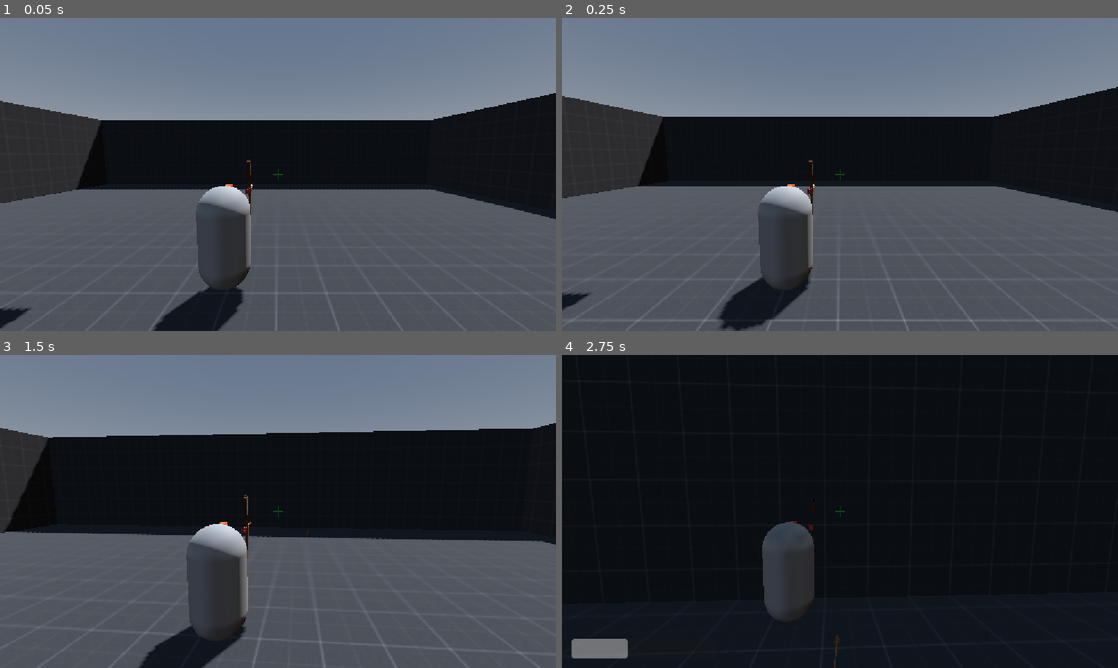
Above: before the commit, frames 1-4 (two rows, left to right).
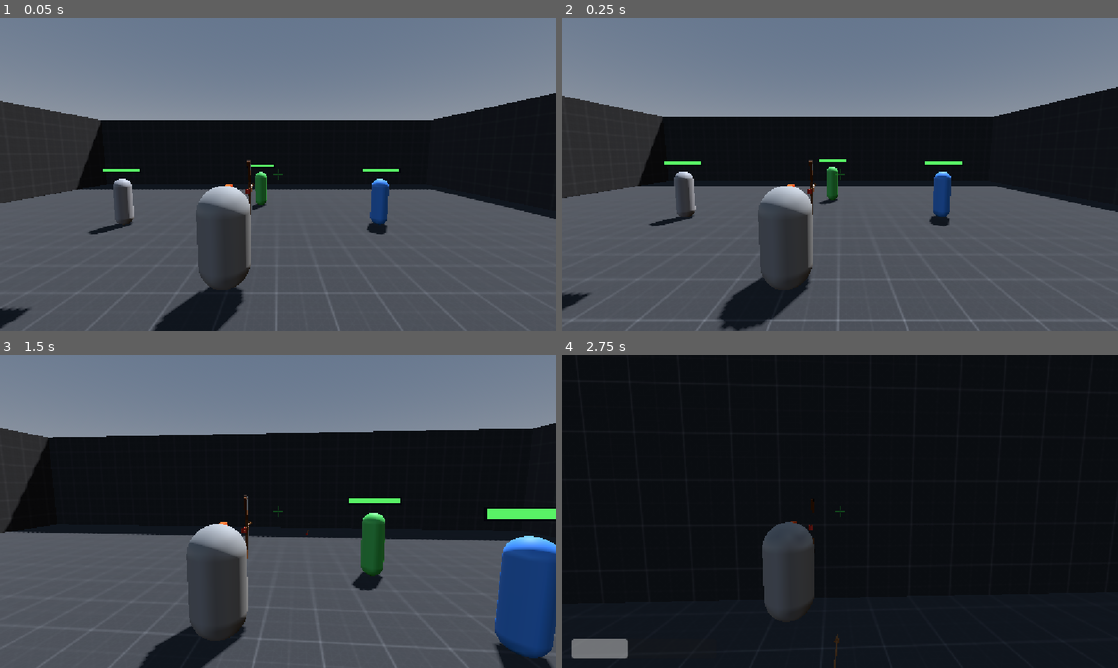
Above: after the commit, the same moments.

Repository: alavanzasp-code/IJStudio
Game: Godot game, scene res://Test Area (World)/test_area.tscn
The game is run twice, just before and just after one commit, with the same random seed, the same clock (stepped at 60 frames per second) and the same inputs.
Inputs (mouse positions are in pixels of both pictures, inside the frame that each line leads up to):
- Up to frame 1 (0.05 s): no input
- Up to frame 2 (0.25 s): no input
- Up to frame 3 (1.5 s): move the mouse to (305, 511) at 0.52 s; hold W (up) from 0.53 s (still down); tap Ctrl (slide) at 0.6 s; click (305, 511) at 0.67 s; tap Space (jump) at 0.77 s; move the mouse to (250, 511) at 1.27 s; right-click (250, 511) at 1.35 s
- Up to frame 4 (2.75 s): keep holding W (up); tap Space (jump) at 1.52 s; tap Ctrl (slide) at 1.55, 2.3 s; move the mouse to (851, 505) at 2.02 s; tap F (grapple) at 2.1 s

The runs differ from the first frame. In frame 1, 1.4% of the frame differs, in the area x 15-72%, y 46-70%; in frame 2, 1.5%; in frame 3, 5.7%, in the area x 62-100%, y 45-100%; in frame 4, nothing differs.

Commit message:
add test dummies with hp bars and damage popups

Diff:
--- /dev/null
+++ b/Dummies/dummy_(test).gd
@@ -0,0 +1,245 @@
+class_name TestDummy
+extends CharacterBody3D
+
+@export var max_health := 60
+@export var indestructible := false
+@export var respawn_enabled := true
+@export var respawn_delay := 3.0
+
+@export var movement_enabled := false
+@export var movement_speed := 2.5
+@export var patrol_distance := 8.0
+
+@export var flying := false
+@export var fly_radius := 3.0
+@export var fly_speed := 4.0
+@export var fly_height := 3.0
+@export var flight_spring := 8.0
+
+@export var body_color := Color(0.55, 0.55, 0.6)
+@export var flash_color := Color(1.0, 0.45, 0.2)
+@export var hit_flash_time := 0.12
+@export var knockback := 6.0
+@export var gravity := 20.0
+
+var health := 0
+
+var _dead := false
+var _respawn_timer := 0.0
+var _spawn_position := Vector3.ZERO
+var _patrol_dir := 1.0
+var _fly_angle := 0.0
+var _flash_progress := 0.0
+var _body_mat: StandardMaterial3D
+
+var _bar_root: Node3D
+var _health_bar_fill: MeshInstance3D
+var _fill_material: StandardMaterial3D
+
+
+func _ready() -> void:
+	_spawn_position = global_position
+	health = max_health
+	build_placeholder_visuals()
+	build_health_bar()
+	_update_health_bar()
+
+
+func _physics_process(delta: float) -> void:
+	_update_flash(delta)
+
+	if _respawn_timer > 0.0:
+		_respawn_timer -= delta
+		if _respawn_timer <= 0.0:
+			respawn()
+		return
+
+	if _dead:
+		return
+
+	if flying:
+		_update_flight(delta)
+	else:
+		_update_grounded(delta)
+
+	move_and_slide()
+
+
+func is_alive() -> bool:
+	return not _dead
+
+
+func take_damage(amount: int, hit_dir: Vector3 = Vector3.ZERO, hit_pos: Vector3 = Vector3.ZERO) -> void:
+	if _dead:
+		return
+
+	if not indestructible:
+		health -= amount
+	if hit_dir != Vector3.ZERO:
+		velocity += hit_dir.normalized() * knockback
+	_flash_progress = hit_flash_time
+	_update_health_bar()
+	_spawn_damage_label(amount)
+
+	if not indestructible and health <= 0:
+		_die(hit_pos)
+
+
+func _die(origin: Vector3) -> void:
+	_dead = true
+	visible = false
+	collision_layer = 0
+	collision_mask = 0
+	velocity = Vector3.ZERO
+	_clear_nearby_arrows(origin)
+	if respawn_enabled:
+		_respawn_timer = respawn_delay
+
+
+func respawn() -> void:
+	_dead = false
+	global_position = _spawn_position
+	velocity = Vector3.ZERO
+	health = max_health
+	_patrol_dir = 1.0
+	_fly_angle = 0.0
+	_flash_progress = 0.0
+	visible = true
+	collision_layer = 1
+	collision_mask = 1
+	_body_mat.albedo_color = body_color
+	_update_health_bar()
+
+
+func _update_grounded(delta: float) -> void:
+	velocity.y -= gravity * delta
+	velocity.x = 0.0
+	velocity.z = 0.0
+
+	if movement_enabled:
+		var half := maxf(patrol_distance * 0.5, 0.5)
+		if _patrol_dir > 0.0 and global_position.x >= _spawn_position.x + half:
+			_patrol_dir = -1.0
+		elif _patrol_dir < 0.0 and global_position.x <= _spawn_position.x - half:
+			_patrol_dir = 1.0
+		velocity.x = _patrol_dir * movement_speed
+
+
+func _update_flight(delta: float) -> void:
+	_fly_angle += (fly_speed / maxf(fly_radius, 0.1)) * delta
+	var target := _spawn_position + Vector3(cos(_fly_angle) * fly_radius, fly_height, sin(_fly_angle) * fly_radius)
+	velocity = (target - global_position) * flight_spring
+	if velocity.length() > fly_speed * 1.5:
+		velocity = velocity.normalized() * fly_speed * 1.5
+
+
+func _update_flash(delta: float) -> void:
+	if _flash_progress <= 0.0 or _body_mat == null:
+		return
+	_flash_progress -= delta
+	if _flash_progress <= 0.0:
+		_body_mat.albedo_color = body_color
+		return
+	_body_mat.albedo_color = body_color.lerp(flash_color, _flash_progress / hit_flash_time)
+
+
+func _clear_nearby_arrows(origin: Vector3) -> void:
+	for node: Node in get_tree().get_nodes_in_group("arrow"):
+		var riding := node.get_parent() == self
+		if riding or (node is Node3D and (node as Node3D).global_position.distance_to(origin) < 1.5):
+			node.queue_free()
+
+
+func build_placeholder_visuals() -> void:
+	var visuals := Node3D.new()
+	visuals.name = "PlaceholderVisuals"
+	# TODO: Assign model asset (res://assets/characters/dummy.glb)
+	add_child(visuals)
+
+	_body_mat = StandardMaterial3D.new()
+	_body_mat.albedo_color = body_color
+	_body_mat.roughness = 0.6
+
+	var body_mesh := CapsuleMesh.new()
+	body_mesh.radius = 0.3
+	body_mesh.height = 1.8
+	var body := MeshInstance3D.new()
+	body.name = "Body_Placeholder"
+	body.mesh = body_mesh
+	body.position.y = 0.9
+	body.material_override = _body_mat
+	visuals.add_child(body)
+
+
+# Dev/test UI — a billboarded HP bar floating above the dummy. Not final game
+# geometry; replaced by a proper UI/feedback system when real assets exist.
+func build_health_bar() -> void:
+	var bg_mat := StandardMaterial3D.new()
+	bg_mat.shading_mode = BaseMaterial3D.SHADING_MODE_UNSHADED
+	bg_mat.billboard_mode = BaseMaterial3D.BILLBOARD_ENABLED
+	bg_mat.albedo_color = Color(0.06, 0.06, 0.08, 0.8)
+
+	var bg_mesh := QuadMesh.new()
+	bg_mesh.size = Vector2(1.5, 0.2)
+	var bg := MeshInstance3D.new()
+	bg.name = "HealthBarBg_Placeholder"
+	bg.mesh = bg_mesh
+	bg.material_override = bg_mat
+
+	_fill_material = StandardMaterial3D.new()
+	_fill_material.shading_mode = BaseMaterial3D.SHADING_MODE_UNSHADED
+	_fill_material.billboard_mode = BaseMaterial3D.BILLBOARD_ENABLED
+	_fill_material.albedo_color = Color(0.35, 0.95, 0.4)
+
+	var fill_mesh := QuadMesh.new()
+	fill_mesh.size = Vector2(1.42, 0.14)
+	_health_bar_fill = MeshInstance3D.new()
+	_health_bar_fill.name = "HealthBarFill_Placeholder"
+	_health_bar_fill.mesh = fill_mesh
+	_health_bar_fill.material_override = _fill_material
+
+	_bar_root = Node3D.new()
+	_bar_root.name = "HealthBar"
+	_bar_root.position.y = 2.125
+	_bar_root.add_child(bg)
+	_bar_root.add_child(_health_bar_fill)
+	add_child(_bar_root)
+
+
+func _update_health_bar() -> void:
+	if _health_bar_fill == null:
+		return
+	var fraction := clampf(health / float(maxi(max_health, 1)), 0.0, 1.0)
+	var fill_w := 1.42 * fraction
+	(_health_bar_fill.mesh as QuadMesh).size = Vector2(fill_w, 0.14)
+	_health_bar_fill.position.x = -0.71 + fill_w * 0.5
+	_fill_material.albedo_color = Color(0.9, 0.25, 0.2).lerp(Color(0.35, 0.95, 0.4), fraction)
+
+
+func _spawn_damage_label(amount: int) -> void:
+	# Skip scripted kills (execution deals a fake 99999) — show only real hits
+	# so distance/charge damage can be read.
+	if amount >= 10000:
+		return
+
+	var label := Label3D.new()
+	label.text = str(amount)
+	label.font_size = 42
+	label.billboard = BaseMaterial3D.BILLBOARD_ENABLED
+	label.no_depth_test = true
+	label.outline_size = 8
+	label.outline_modulate = Color(0, 0, 0, 0.85)
+
+	var world := get_tree().current_scene
+	if world == null:
+		world = get_parent()
+	label.global_position = global_position + Vector3(randf_range(-0.25, 0.25), 2.2, randf_range(-0.25, 0.25))
+	world.add_child(label)
+
+	var tween := label.create_tween()
+	tween.set_parallel(true)
+	tween.tween_property(label, "global_position:y", label.global_position.y + 0.9, 0.9) \
+		.set_trans(Tween.TRANS_QUAD) \
+		.set_ease(Tween.EASE_OUT)
+	tween.tween_property(label, "modulate:a", 0.0, 0.9).set_delay(0.35)
+	tween.chain().tween_callback(label.queue_free)
--- /dev/null
+++ b/Dummies/dummy_(test).tscn
@@ -0,0 +1,14 @@
+[gd_scene format=3]
+
+[ext_resource type="Script" path="res://Dummies/dummy_(test).gd" id="1_dummy"]
+
+[sub_resource type="CapsuleShape3D" id="CapsuleShape3D_dummy"]
+radius = 0.35
+height = 1.8
+
+[node name="Dummy" type="CharacterBody3D"]
+script = ExtResource("1_dummy")
+
+[node name="CollisionShape3D" type="CollisionShape3D" parent="."]
+transform = Transform3D(1, 0, 0, 0, 1, 0, 0, 0, 1, 0, 0.9, 0)
+shape = SubResource("CapsuleShape3D_dummy")
--- a/Test Area (World)/test_area.tscn
+++ b/Test Area (World)/test_area.tscn
@@ -2,6 +2,7 @@
 
 [ext_resource type="Texture2D" uid="uid://bmsmssijff3r7" path="res://Assets/PNG/Dark/texture_05.png" id="1_p57bx"]
 [ext_resource type="PackedScene" uid="uid://dgeyhgsoq3k8t" path="res://Test Area (World)/player_(test).tscn" id="2_0lty6"]
+[ext_resource type="PackedScene" path="res://Dummies/dummy_(test).tscn" id="3_dummy"]
 
 [sub_resource type="ProceduralSkyMaterial" id="ProceduralSkyMaterial_p57bx"]
 sky_horizon_color = Color(0.66224277, 0.6717428, 0.6867428, 1)
@@ -79,6 +80,31 @@
 [node name="Player (Test)" parent="." unique_id=1302519365 instance=ExtResource("2_0lty6")]
 transform = Transform3D(1, 0, 0, 0, 1, 0, 0, 0, 1, 0, 1.3553977, 0)
 
+[node name="DummyGround" parent="." instance=ExtResource("3_dummy")]
+transform = Transform3D(1, 0, 0, 0, 1, 0, 0, 0, 1, 5, 0.15, -4)
+body_color = Color(0.25, 0.55, 0.95, 1)
+
+[node name="DummyTank" parent="." instance=ExtResource("3_dummy")]
+transform = Transform3D(1, 0, 0, 0, 1, 0, 0, 0, 1, -5, 0.15, -4)
+indestructible = true
+respawn_enabled = false
+body_color = Color(0.6, 0.6, 0.62, 1)
+
+[node name="DummyMover" parent="." instance=ExtResource("3_dummy")]
+transform = Transform3D(1, 0, 0, 0, 1, 0, 0, 0, 1, 0, 0.15, -7)
+movement_enabled = true
+movement_speed = 2.5
+patrol_distance = 8.0
+body_color = Color(0.3, 0.8, 0.35, 1)
+
+[node name="DummyFlyer" parent="." instance=ExtResource("3_dummy")]
+transform = Transform3D(1, 0, 0, 0, 1, 0, 0, 0, 1, 3, 0.15, 4)
+flying = true
+fly_radius = 3.0
+fly_speed = 4.0
+fly_height = 3.0
+body_color = Color(0.95, 0.55, 0.2, 1)
+
 [node name="Arena" type="StaticBody3D" parent="." unique_id=1964907056]
 
 [node name="FloorCollision" type="CollisionShape3D" parent="Arena" unique_id=2091897347]
Not shown, added: Dummies/dummy_(test).gd.uid
